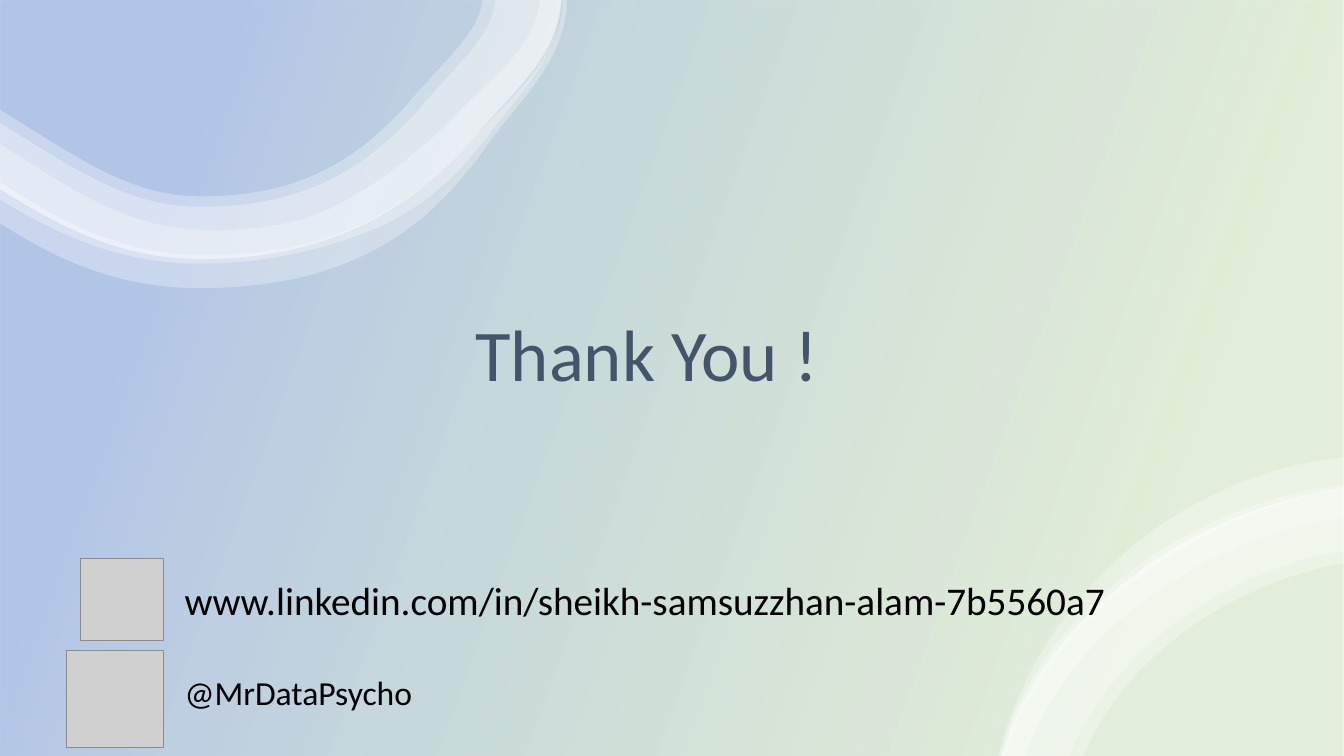
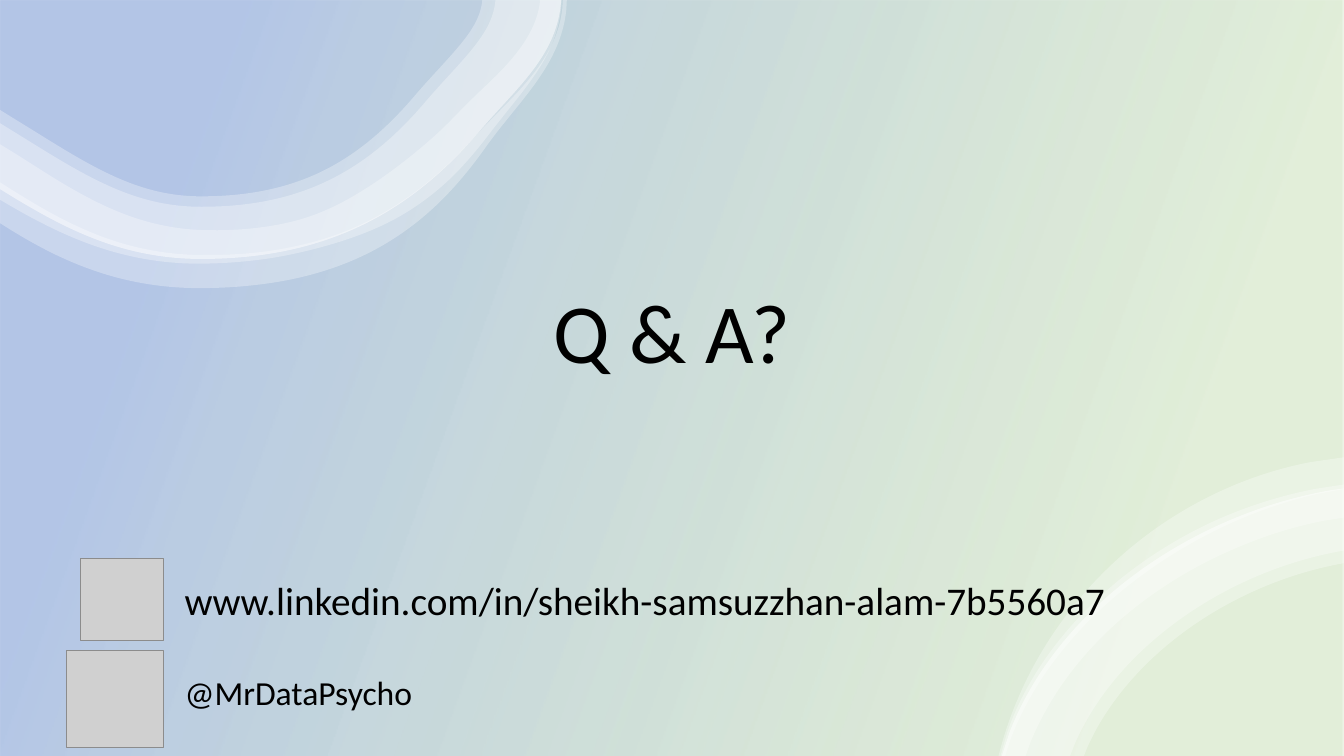
Before and after one commit to DataPsycho/isrt-ds-intro-2021, a slide deck: slide 13 of presentation/Data-Science-Intro.pptx (slide 12 before the commit). Drawn at 1344x756 pixels with LibreOffice and Linux fonts; fonts in the diff are those of the drawing; grey boxes stand for pictures. Boxes give left, top, right and bottom in pixels: in the first picture for what was removed or moved away, otherwise in the second. Text is boxed around its words. In the diff, an @@ line names an element or a change of style, - is before the commit and + after.

```diff
--- a/presentation/Data-Science-Intro.pptx
+++ b/presentation/Data-Science-Intro.pptx
@@ title added at box(554, 305, 790, 374), 60 pt, text #000000 @@
+Q & A?
@@ title removed at box(475, 330, 779, 382) @@
-Thank You !
```
Also in this commit, not shown: 3 other slides changed, 1 slide added.
